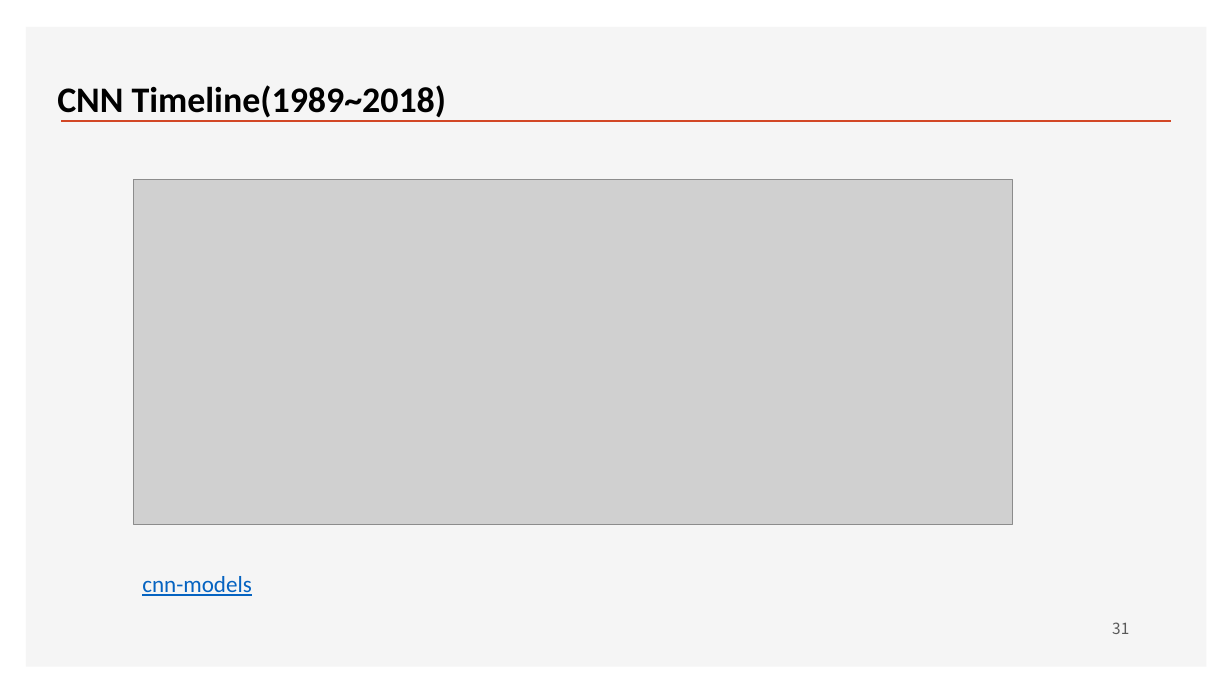
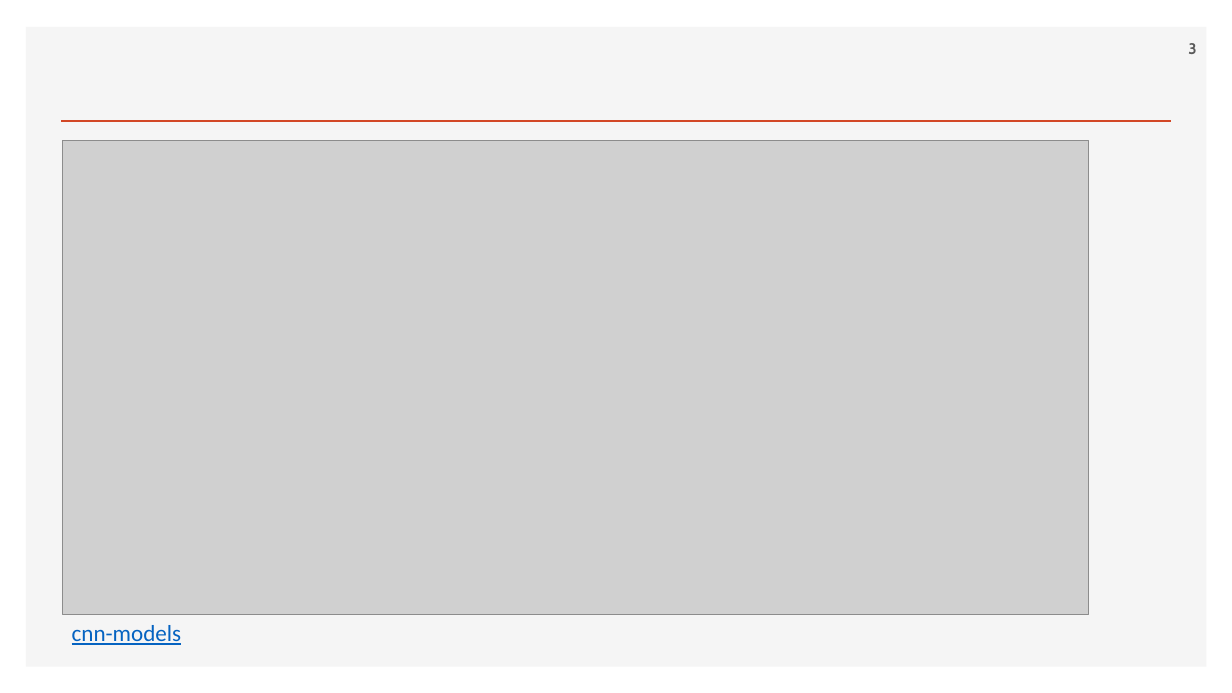
Before and after one commit to ancestor9/2026_Fall_Deep-Learning-with-Python, a slide deck: slide 3 of Chapter 09 ConvNet architecture patterns.pptx (slide 31 before the commit). Drawn at 1232x693 pixels with LibreOffice and Linux fonts; fonts in the diff are those of the drawing; grey boxes stand for pictures; background and template pictures are left out. Boxes give left, top, right and bottom in pixels: in the first picture for what was removed or moved away, otherwise in the second. Text is boxed around its words. In the diff, an @@ line names an element or a change of style, - is before the commit and + after.

```diff
--- a/Chapter 09 ConvNet architecture patterns.pptx
+++ b/Chapter 09 ConvNet architecture patterns.pptx
@@ page number added at box(1188, 43, 1196, 54), 12 pt, text #595959, bold @@
+3
@@ text removed at box(57, 85, 446, 121) @@
-CNN Timeline(1989~2018)
@@ picture: place and size @@
-picture at box(133, 180, 1013, 525)
+picture at box(63, 140, 1089, 615)
@@ text "cnn-models": place and size @@
-text "cnn-models" at box(142, 576, 252, 596)
+text "cnn-models" at box(72, 625, 182, 645)
@@ page number removed at box(1112, 622, 1129, 634) @@
-31
```
Also in this commit, not shown: 11 other slides changed.
